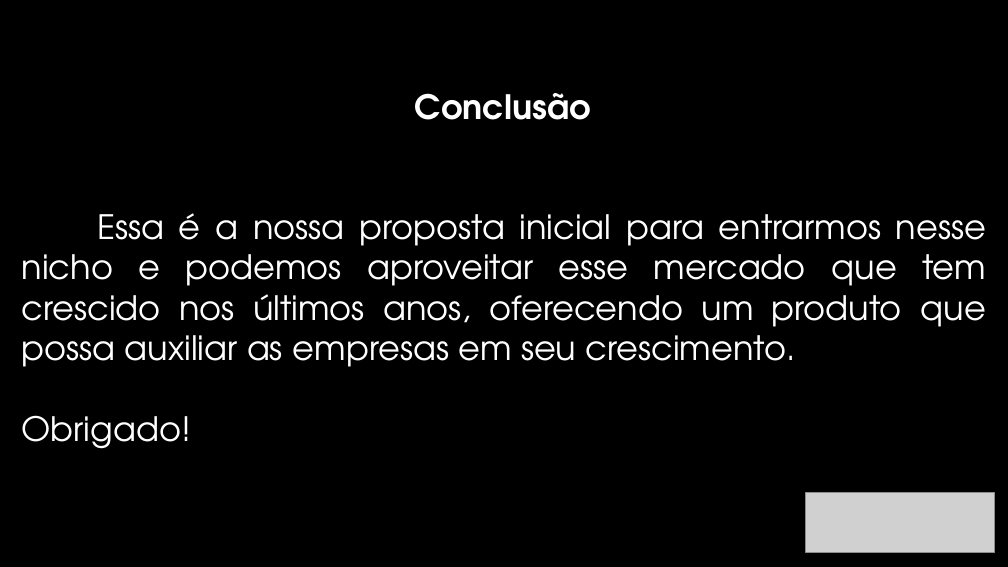
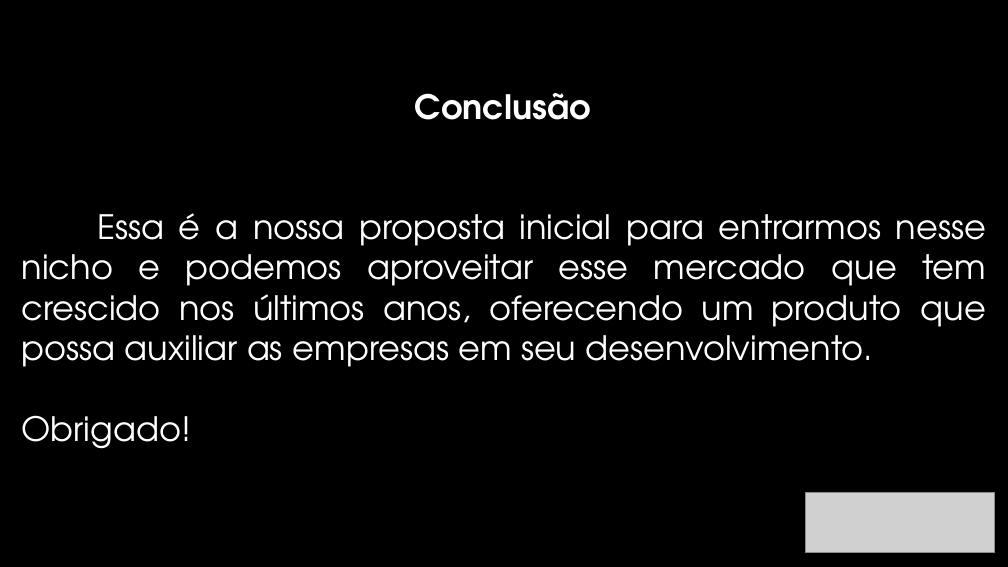
Before and after one commit to railsonsousa10/TesteDeSistema, a slide deck: slide 8 of Gestão Pet Shop.pptx (slide 7 before the commit). Drawn at 1008x567 pixels with LibreOffice and Linux fonts; fonts in the diff are those of the drawing; grey boxes stand for pictures; background and template pictures are left out. Boxes give left, top, right and bottom in pixels: in the first picture for what was removed or moved away, otherwise in the second. Text is boxed around its words. In the diff, an @@ line names an element or a change of style, - is before the commit and + after.

```diff
--- a/Gestão Pet Shop.pptx
+++ b/Gestão Pet Shop.pptx
@@ text at [22, 213, 986, 367]: text changed @@
-Essa é a nossa proposta inicial para entrarmos nesse nicho e podemos aproveitar esse mercado que tem crescido nos últimos anos, oferecendo um produto que possa auxiliar as empresas em seu crescimento.
+Essa é a nossa proposta inicial para entrarmos nesse nicho e podemos aproveitar esse mercado que tem crescido nos últimos anos, oferecendo um produto que possa auxiliar as empresas em seu desenvolvimento.
```
Also in this commit, not shown: 1 other slide changed, 1 slide added.
